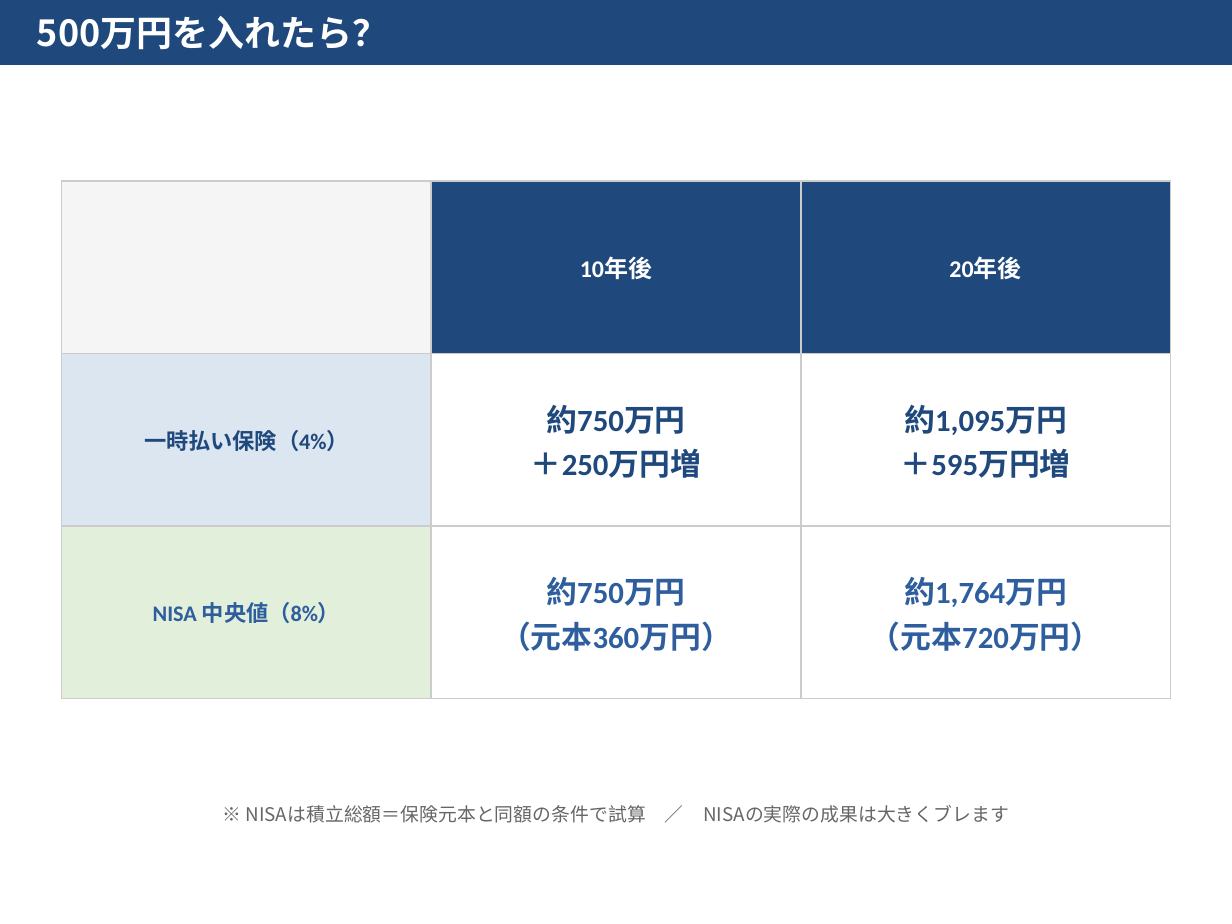
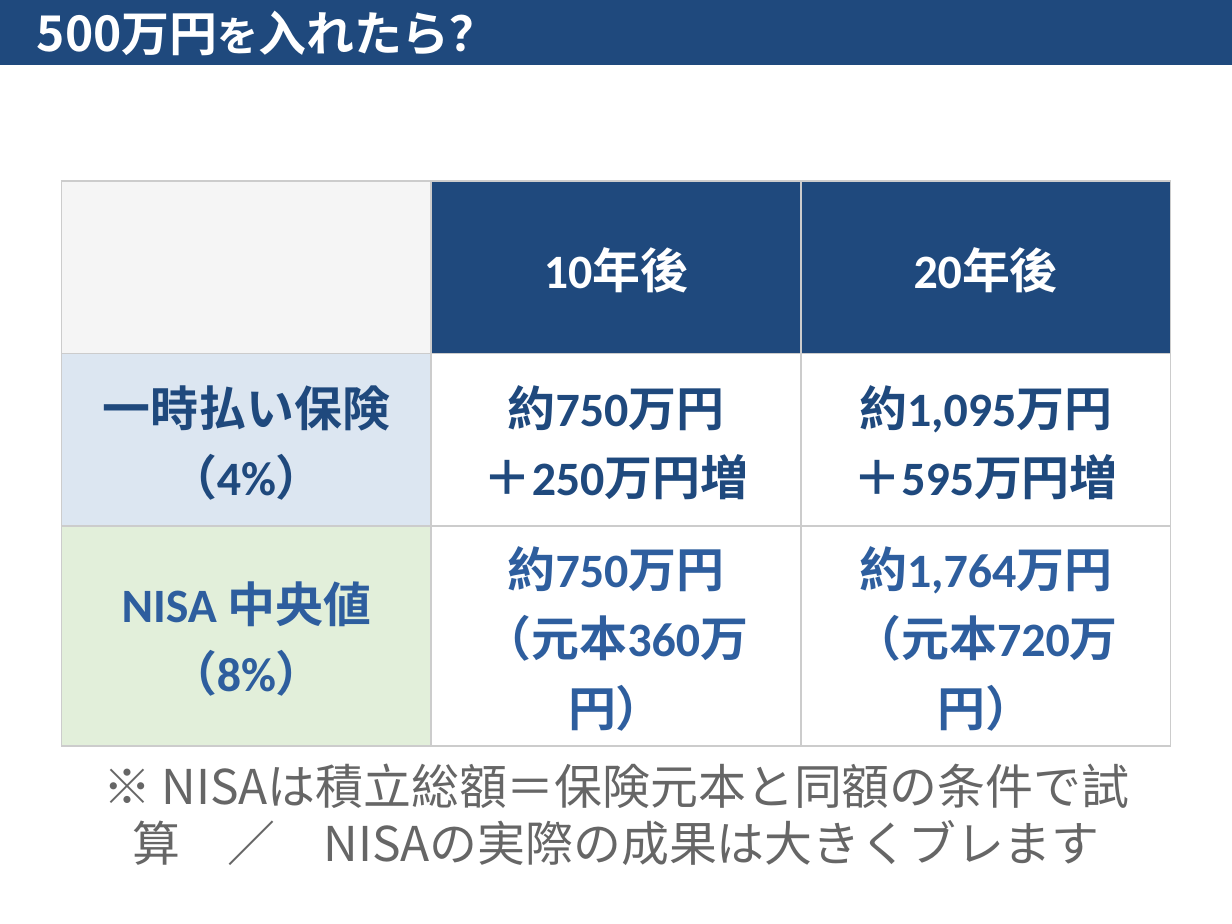
Before and after one commit to love2u2aya/seminar-hoken-vs-nisa, a slide deck: slide 15 of seminar_slides.pptx. Drawn at 1232x924 pixels with LibreOffice and Linux fonts; fonts in the diff are those of the drawing. Boxes give left, top, right and bottom in pixels: in the first picture for what was removed or moved away, otherwise in the second. Text is boxed around its words. In the diff, an @@ line names an element or a change of style, - is before the commit and + after.

```diff
--- a/seminar_slides.pptx
+++ b/seminar_slides.pptx
@@ text "500万円を入れたら？" at (37,0,1195,64): size 21 to 28 pt; size 21 to 24 pt in "500万円を入れたら？" @@
@@ table at (62,181,1170,739) @@
@@ size 14 to 28 pt in "10年後", "20年後" @@
@@ size 13 to 28 pt in "一時払い保険（4%）", "NISA 中央値（8%）" @@
@@ size 18 to 28 pt in "約750万円", "＋250万円増", "約1,095万円", "＋595万円増" and 4 more places @@
@@ text "※ NISAは積立総額＝保険元本と同額の条件で試算 ／ NISAの実際の成果は大きくブレます" at (132,763,1129,865): size 11 to 28 pt @@
```
Also in this commit, not shown: 26 other slides changed, 1 other file.
